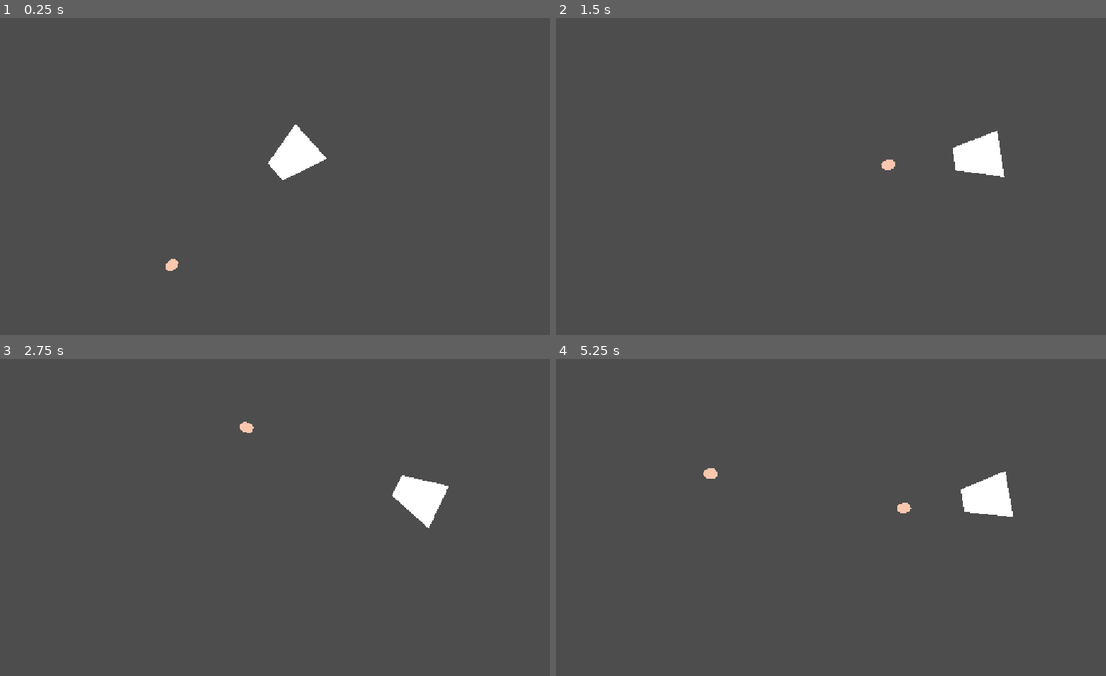
Above: before the commit, frames 1-4 (two rows, left to right).
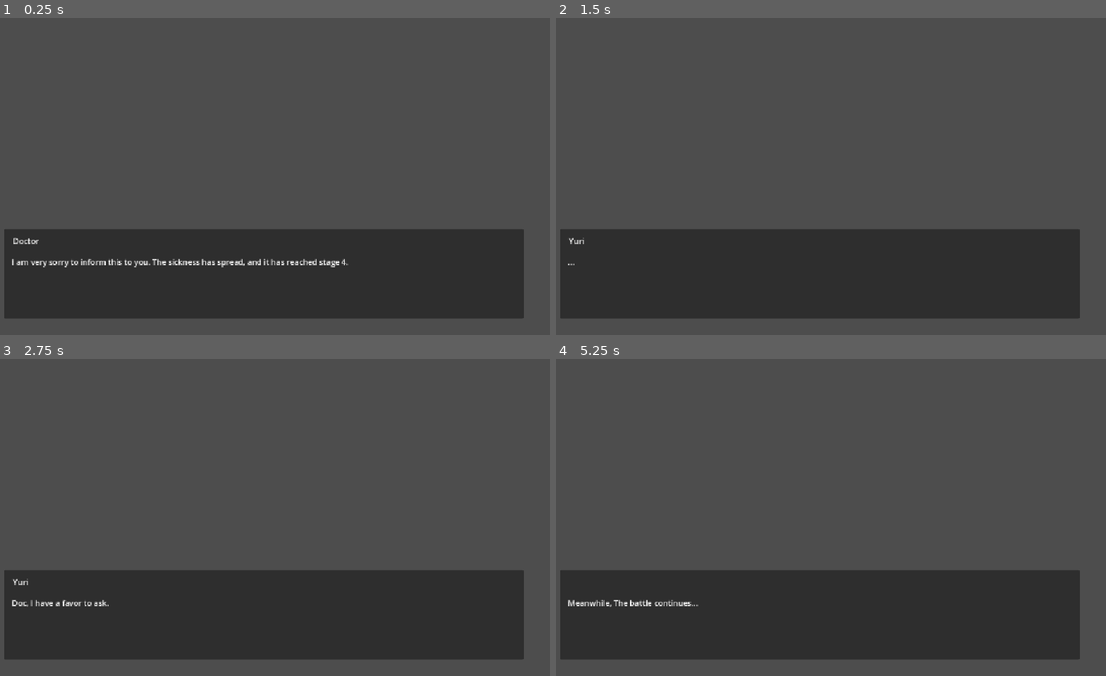
Above: after the commit, the same moments.

Repository: Ris26/Battle-from-Within
Game: Godot game, scene res://cutscene.tscn
Two runs of this game, one before a commit and one after it. Both use one fixed random seed, a clock stepped at 60 frames per second and the inputs below. Before the commit the project starts from res://game.tscn.
Inputs (mouse positions are in pixels of both pictures, inside the frame that each line leads up to):
- Up to frame 1 (0.25 s): no input
- Up to frame 2 (1.5 s): tap Enter (ui_accept) at 0.5, 0.77 s; move the mouse to (946, 160) at 0.52 s; hold D (right) from 0.53 s (still down); click (946, 160) at 0.6 s; move the mouse to (710, 192) at 1.27 s; click (710, 192) at 1.35 s
- Up to frame 3 (2.75 s): tap Enter (ui_accept) at 1.52 s; move the mouse to (324, 447) at 2.02 s; release D (right) at 2.03 s; hold A (left) from 2.03 s (still down); click (324, 447) at 2.1 s
- Up to frame 4 (5.25 s): move the mouse to (798, 580) at 2.77 s; release A (left) at 2.78 s; hold D (right) 2.78-4.28 s; click (798, 580) at 2.85 s; tap Enter (ui_accept) at 3.02, 3.77, 4.52 s; move the mouse to (990, 565) at 3.52 s; click (990, 565) at 3.6 s; move the mouse to (655, 469) at 4.27 s; hold A (left) 4.28-5.03 s; click (655, 469) at 4.35 s; move the mouse to (853, 517) at 5.02 s; hold D (right) from 5.03 s (still down); click (853, 517) at 5.1 s

The runs differ from the first frame. In frame 1, 27% of the frame differs, in the area x 0-96%, y 33-95%; in frame 2, 27%, in the area x 0-96%, y 35-95%; in frame 3, 27%; in frame 4, 27%.

Commit message:
Add files via upload

Diff:
--- /dev/null
+++ b/bloody-ell/Global.gd
@@ -0,0 +1,10 @@
+extends Node
+
+var player = null
+var node_creation_parent = null
+
+func get_instance_node(node, location, parent):
+	var node_instance = node. instantiate()
+	parent.add_child(node_instance)
+	node_instance.global_position = location
+	return node_instance
--- a/bloody-ell/Script/player.gd
+++ b/bloody-ell/Script/player.gd
@@ -4,8 +4,16 @@
 var shooting = preload("res://bullet.tscn") #buat nyambungin ke kodingan bullet
 @onready var muzzle = $Muzzle
 
+ #buat ngarahin ke mouse
+
+func _ready() -> void:
+	Global.player = self
+
+func _exit_tree() -> void:
+	Global.player = null
+
 func _physics_process(_delta: float) -> void:
-	look_at(get_global_mouse_position()) #buat ngarahin ke mouse
+	look_at(get_global_mouse_position())
 
 	#this is for the character to move around, kalo mau diubah ke project>settings>input map
 	velocity.x = Input.get_axis("left", "right") * SPEED
@@ -21,3 +29,13 @@
 
 
 	move_and_slide()
+
+
+
+
+
+func _on_hitbox_area_entered(area: Node2D) -> void:
+	if area.is_in_group("enemy"):
+		visible = false
+		await get_tree().create_timer(0.5).timeout
+		get_tree().reload_current_scene()
--- /dev/null
+++ b/bloody-ell/arena.gd
@@ -0,0 +1,18 @@
+extends Node2D
+
+var enemy_1 = preload("res://enemy.tscn")
+# Called when the node enters the scene tree for the first time.
+func _ready() -> void:
+	Global.node_creation_parent = self
+
+func _exit_tree() -> void:
+	Global.node_creation_parent = null
+
+
+func _on_enemy_spawn_timer_timeout() -> void:
+	var enemy_position = Vector2(randf_range(-160, 670), randf_range(-90,390))
+
+	while enemy_position.x <640 and enemy_position.x > -80 and enemy_position.y <360 and enemy_position.y > -50:
+		enemy_position = Vector2(randf_range(-160, 670), randf_range(-90,390))
+
+	Global.get_instance_node(enemy_1, enemy_position, self)
--- /dev/null
+++ b/bloody-ell/arena.tscn
@@ -0,0 +1,11 @@
+[gd_scene format=3 uid="uid://dset3x7rsjcnc"]
+
+[ext_resource type="Script" uid="uid://dghdnsy4twknk" path="res://arena.gd" id="1_ubfh8"]
+
+[node name="arena" type="Node2D" unique_id=1196974143]
+script = ExtResource("1_ubfh8")
+
+[node name="enemy_spawn_timer" type="Timer" parent="." unique_id=444050604]
+autostart = true
+
+[connection signal="timeout" from="enemy_spawn_timer" to="." method="_on_enemy_spawn_timer_timeout"]
--- a/bloody-ell/bullet.tscn
+++ b/bloody-ell/bullet.tscn
@@ -8,13 +8,15 @@
 [node name="Bullet" type="Area2D" unique_id=1433316678]
 script = ExtResource("1_v7oki")
 
+[node name="hitbox" type="Area2D" parent="." unique_id=845372344 groups=["enemy_damager"]]
+
+[node name="CollisionShape2D" type="CollisionShape2D" parent="hitbox" unique_id=1560578583]
+rotation = 1.5707964
+shape = SubResource("CapsuleShape2D_h7hx5")
+
 [node name="Polygon2D" type="Polygon2D" parent="." unique_id=751353962]
 color = Color(0.9821121, 0.78111565, 0.68283314, 1)
 polygon = PackedVector2Array(-8, -10, 7, -10, 14, -4, 14, 4, 7, 10, -8, 10, -14, 4, -14, -5)
-
-[node name="CollisionShape2D" type="CollisionShape2D" parent="." unique_id=1560578583]
-rotation = 1.5707964
-shape = SubResource("CapsuleShape2D_h7hx5")
 
 [node name="Timer" type="Timer" parent="." unique_id=2049220069]
 one_shot = true
--- /dev/null
+++ b/bloody-ell/cutscene.gd
@@ -0,0 +1,42 @@
+extends Control
+
+@onready var nama_label = $"dialogbox/nama label"
+@onready var text_label = $"dialogbox/tekslabel"
+@onready var karakter_kiri = $kiri
+@onready var karakter_kanan = $kanan
+
+#dialog
+var dialog_list = [{"nama": "Doctor", "teks": "I am very sorry to inform this to you. The sickness has spread, and it has reached stage 4.", "fokus": "kiri"}, {"nama": "Parents", "teks": "*sobs*", "fokus": "kanan"}, {"nama": "Yuri", "teks": "...", "fokus": "kanan"}, {"nama": "Yuri", "teks": "Doc, I have a favor to ask.", "fokus": "kanan"}, {"nama": "Doctor", "teks": "Of course, anything I can do to help.", "fokus": "kiri"}, {"nama": "Yuri", "teks": "I don’t want to give up yet. There are still so many things I can do in life. So please-", "fokus": "kanan"}, {"nama": "Yuri", "teks": "Even if I couldn’t make it in the end, at least I won’t leave a regret of not struggling until the very end.", "fokus": "kanan"}, {"nama": "", "teks": "Meanwhile, The battle continues...", "fokus": "kiri"}]
+
+
+var index_dialog: int = 0
+
+func _ready() -> void:
+	tampilkan_dialog()
+
+func _input(event: InputEvent) -> void:
+
+	if event is InputEventMouseButton and event.pressed and event.button_index == MOUSE_BUTTON_LEFT:
+		index_dialog +=1
+
+	if index_dialog < dialog_list.size():
+		tampilkan_dialog()
+	else:
+		pindah_ke_game()
+
+
+func tampilkan_dialog() -> void:
+	var data = dialog_list[index_dialog]
+	nama_label.text = data ["nama"]
+	text_label.text = data ["teks"]
+
+	if data["fokus"] == "kiri":
+		karakter_kiri.modulate = Color(1, 1, 1, 1)
+		karakter_kanan.modulate = Color(0.5, 0.5, 0.5, 1)
+
+	else:
+		karakter_kiri.modulate = Color(0.5, 0.5, 0.5, 1)
+		karakter_kanan. modulate = Color(1, 1, 1, 1)
+
+func pindah_ke_game() ->  void:
+	get_tree().change_scene_to_file("res://game.tscn")
--- /dev/null
+++ b/bloody-ell/cutscene.tscn
@@ -0,0 +1,52 @@
+[gd_scene format=3 uid="uid://cqybhljgu2a3u"]
+
+[ext_resource type="Script" uid="uid://bnvt7ntnsjgh" path="res://cutscene.gd" id="1_ye7fo"]
+
+[node name="Cutscene" type="Control" unique_id=1145098775]
+layout_mode = 3
+anchors_preset = 15
+anchor_right = 1.0
+anchor_bottom = 1.0
+grow_horizontal = 2
+grow_vertical = 2
+script = ExtResource("1_ye7fo")
+
+[node name="background" type="TextureRect" parent="." unique_id=497837652]
+layout_mode = 0
+offset_right = 40.0
+offset_bottom = 40.0
+
+[node name="kiri" type="TextureRect" parent="." unique_id=1244206360]
+layout_mode = 0
+offset_left = 99.0
+offset_top = 366.0
+offset_right = 139.0
+offset_bottom = 406.0
+
+[node name="kanan" type="TextureRect" parent="." unique_id=942006025]
+layout_mode = 0
+offset_left = 909.0
+offset_top = 353.0
+offset_right = 949.0
+offset_bottom = 393.0
+
+[node name="dialogbox" type="Panel" parent="." unique_id=1032403862]
+layout_mode = 0
+offset_left = 37.0
+offset_top = 432.0
+offset_right = 1098.0
+offset_bottom = 614.0
+
+[node name="nama label" type="Label" parent="dialogbox" unique_id=439710469]
+layout_mode = 0
+offset_left = 18.0
+offset_top = 12.0
+offset_right = 185.0
+offset_bottom = 35.0
+
+[node name="tekslabel" type="Label" parent="dialogbox" unique_id=1306585678]
+layout_mode = 0
+offset_left = 16.0
+offset_top = 55.0
+offset_right = 1040.0
+offset_bottom = 163.0
--- a/bloody-ell/enemy.gd
+++ b/bloody-ell/enemy.gd
@@ -1,10 +1,34 @@
 extends CharacterBody2D
 
+var speed = 50
 
-@onready var player = $/root/game/player
+var stun = false
+var hp = randi_range(1, 4) #enemy's hp, i set it to random from 1-4 rangea
+func _physics_process(delta):
+	if Global.player != null and stun == false:
+		velocity = global_position.direction_to(Global.player.global_position)
+	elif stun:
+		velocity = lerp(velocity, Vector2(0,0), 0.3)
 
-const SPEED = 100
-func _physics_process(delta: float) -> void:
-	velocity = (player.get_globalposition - global_position).normalized() * SPEED
+	global_position += velocity *speed * delta
+
 
 	move_and_slide()
+
+	if hp <= 0: #enemy dying system
+		queue_free()
+
+func _on_hitbox_area_entered(area: Area2D) -> void: #enemy hit
+	if area.is_in_group("enemy_damager"):
+
+		modulate = Color.DARK_RED
+		velocity = -velocity * 4
+		hp -= 1
+		stun = true
+		$stun_timer.start()
+		area.get_parent().queue_free()
+
+
+func _on_stun_timer_timeout():
+	modulate = Color.ALICE_BLUE
+	stun = false
--- a/bloody-ell/enemy.tscn
+++ b/bloody-ell/enemy.tscn
@@ -5,11 +5,27 @@
 [sub_resource type="CircleShape2D" id="CircleShape2D_h7hx5"]
 radius = 9.0
 
-[node name="enemy" type="CharacterBody2D" unique_id=1539721096]
+[node name="enemy" type="CharacterBody2D" unique_id=1539721096 groups=["enemy"]]
+position = Vector2(101, 48)
 script = ExtResource("1_7k104")
 
-[node name="Polygon2D2" type="Polygon2D" parent="." unique_id=958349109]
+[node name="hitbox" type="Area2D" parent="." unique_id=557893142 groups=["enemy"]]
+
+[node name="CollisionShape2D" type="CollisionShape2D" parent="hitbox" unique_id=609890902 groups=["enemy"]]
+position = Vector2(0, -2)
+shape = SubResource("CircleShape2D_h7hx5")
+
+[node name="Polygon2D2" type="Polygon2D" parent="hitbox" unique_id=958349109]
 polygon = PackedVector2Array(-11, -1, 0, 9, 13, -1, -1, -16)
 
-[node name="CollisionShape2D" type="CollisionShape2D" parent="." unique_id=609890902]
+[node name="stun_timer" type="Timer" parent="." unique_id=1152193968]
+wait_time = 1.814
+one_shot = true
+autostart = true
+
+[node name="CollisionShape2D2" type="CollisionShape2D" parent="." unique_id=1669750842 groups=["enemy"]]
+position = Vector2(0, -2)
 shape = SubResource("CircleShape2D_h7hx5")
+
+[connection signal="area_entered" from="hitbox" to="." method="_on_hitbox_area_entered"]
+[connection signal="timeout" from="stun_timer" to="." method="_on_stun_timer_timeout"]
--- a/bloody-ell/game.gd
+++ b/bloody-ell/game.gd
@@ -13,3 +13,6 @@
 
 func _on_timeout() -> void:
 	pass # Replace with function body.
+var enemy_1 = preload("res://enemy.tscn")
+var node_creation_parent = null
+var player = null
--- a/bloody-ell/game.tscn
+++ b/bloody-ell/game.tscn
@@ -1,7 +1,8 @@
 [gd_scene format=3 uid="uid://djrxbx2k1ed77"]
 
 [ext_resource type="PackedScene" uid="uid://7vom6ns5bkcj" path="res://player.tscn" id="1_80nbo"]
-[ext_resource type="Script" uid="uid://b1ym03i522hfn" path="res://game.gd" id="2_e2o6t"]
+[ext_resource type="PackedScene" uid="uid://btbxid801iewk" path="res://enemy.tscn" id="1_e2o6t"]
+[ext_resource type="PackedScene" uid="uid://dset3x7rsjcnc" path="res://arena.tscn" id="3_feb5d"]
 
 [sub_resource type="WorldBoundaryShape2D" id="WorldBoundaryShape2D_v5l4b"]
 normal = Vector2(0.005076077, 0.9999871)
@@ -18,11 +19,24 @@
 [sub_resource type="WorldBoundaryShape2D" id="WorldBoundaryShape2D_feb5d"]
 distance = -320.0
 
+[sub_resource type="Environment" id="Environment_h7hx5"]
+background_mode = 3
+background_color = Color(0.42427728, 0.10647347, 0.6207682, 1)
+background_energy_multiplier = 3.8
+background_canvas_max_layer = 5
+ambient_light_source = 2
+ambient_light_color = Color(0.8890039, 0.7658937, 0.98061293, 1)
+ssr_enabled = true
+glow_enabled = true
+glow_bloom = 0.38
+
 [node name="Game" type="Node2D" unique_id=1373688687]
 
+[node name="enemy" parent="." unique_id=1539721096 instance=ExtResource("1_e2o6t")]
+position = Vector2(538, -221)
+
 [node name="Player" parent="." unique_id=1579681143 instance=ExtResource("1_80nbo")]
-
-[node name="Camera2D" type="Camera2D" parent="." unique_id=73084360]
+position = Vector2(0, 2)
 
 [node name="walls" type="StaticBody2D" parent="." unique_id=236476529]
 
@@ -39,11 +53,18 @@
 shape = SubResource("WorldBoundaryShape2D_e2o6t")
 
 [node name="bottom" type="CollisionShape2D" parent="walls" unique_id=1252953474]
+position = Vector2(207.25302, -81.20117)
 shape = SubResource("WorldBoundaryShape2D_feb5d")
 
-[node name="Timer" type="Timer" parent="." unique_id=481187242]
-wait_time = 2.229
+[node name="enemy_spawn_timer" type="Timer" parent="." unique_id=481187242]
+wait_time = 0.5
 autostart = true
-script = ExtResource("2_e2o6t")
 
-[connection signal="timeout" from="Timer" to="Timer" method="_on_timeout"]
+[node name="WorldEnvironment" type="WorldEnvironment" parent="." unique_id=1972262790]
+environment = SubResource("Environment_h7hx5")
+
+[node name="Camera2D" type="Camera2D" parent="." unique_id=73084360]
+
+[node name="arena" parent="." unique_id=1196974143 instance=ExtResource("3_feb5d")]
+
+[connection signal="timeout" from="enemy_spawn_timer" to="enemy_spawn_timer" method="_on_timeout"]
--- a/bloody-ell/player.tscn
+++ b/bloody-ell/player.tscn
@@ -1,11 +1,12 @@
 [gd_scene format=3 uid="uid://7vom6ns5bkcj"]
 
 [ext_resource type="Script" uid="uid://cqey7p8pmalh0" path="res://Script/player.gd" id="1_4flbx"]
-[ext_resource type="PackedScene" uid="uid://ck0yj5q44qagn" path="res://bullet.tscn" id="2_onrkg"]
 
 [sub_resource type="CapsuleShape2D" id="CapsuleShape2D_v5l4b"]
 radius = 31.0
 height = 98.00001
+
+[sub_resource type="CircleShape2D" id="CircleShape2D_h7hx5"]
 
 [node name="Player" type="CharacterBody2D" unique_id=1579681143]
 position = Vector2(51, -46)
@@ -19,9 +20,14 @@
 position = Vector2(-44, -57)
 polygon = PackedVector2Array(-1, 3, -1, 99, 95, 77, 96, 31)
 
-[node name="CollisionShape2D" type="CollisionShape2D" parent="." unique_id=606200154]
+[node name="hitbox" type="Area2D" parent="." unique_id=1173111685]
+
+[node name="CollisionShape2D" type="CollisionShape2D" parent="hitbox" unique_id=606200154]
 rotation = 1.5707964
 shape = SubResource("CapsuleShape2D_v5l4b")
 
-[node name="Bullet" parent="." unique_id=1433316678 instance=ExtResource("2_onrkg")]
-position = Vector2(136, -3)
+[node name="CollisionShape2D" type="CollisionShape2D" parent="." unique_id=792510116]
+shape = SubResource("CircleShape2D_h7hx5")
+
+[connection signal="area_entered" from="hitbox" to="." method="_on_area_2d_area_entered"]
+[connection signal="area_entered" from="hitbox" to="." method="_on_hitbox_area_entered"]
--- a/bloody-ell/project.godot
+++ b/bloody-ell/project.godot
@@ -1,10 +1,22 @@
+; Engine configuration file.
+; It's best edited using the editor UI and not directly,
+; since the parameters that go here are not all obvious.
+;
+; Format:
+;   [section] ; section goes between []
+;   param=value ; assign values to parameters
+
 config_version=5
 
 [application]
 
 config/name="Battle from Within"
-run/main_scene="uid://djrxbx2k1ed77"
+run/main_scene="uid://cqybhljgu2a3u"
 config/features=PackedStringArray("4.7", "Forward Plus")
+
+[autoload]
+
+Global="*uid://c818vkv7rtixj"
 
 [display]
 
Not shown, added: bloody-ell/Global.gd.uid
Not shown, added: bloody-ell/arena.gd.uid
Not shown, added: bloody-ell/cutscene.gd.uid
Not shown, added: bloody-ell/export_presets.cfg
